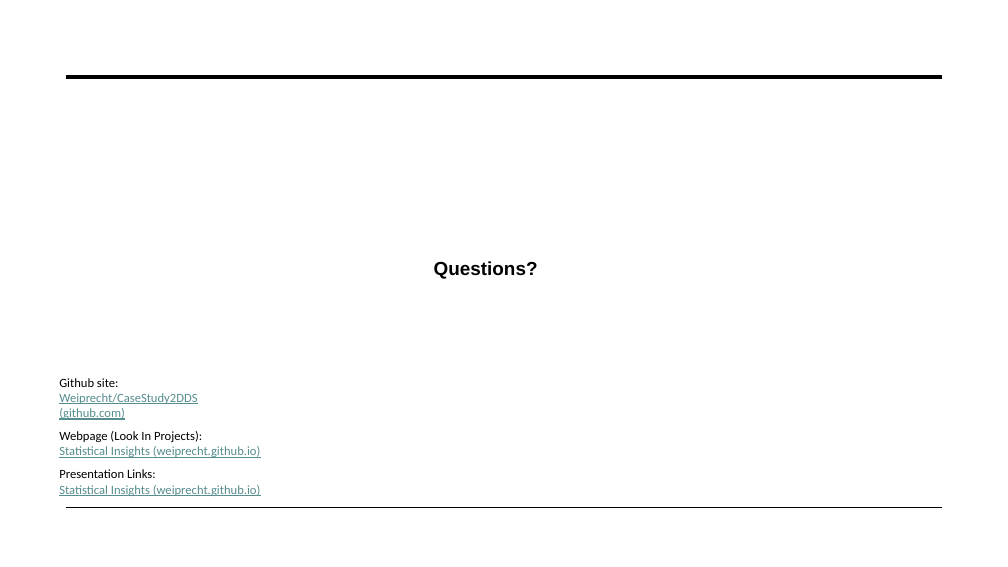
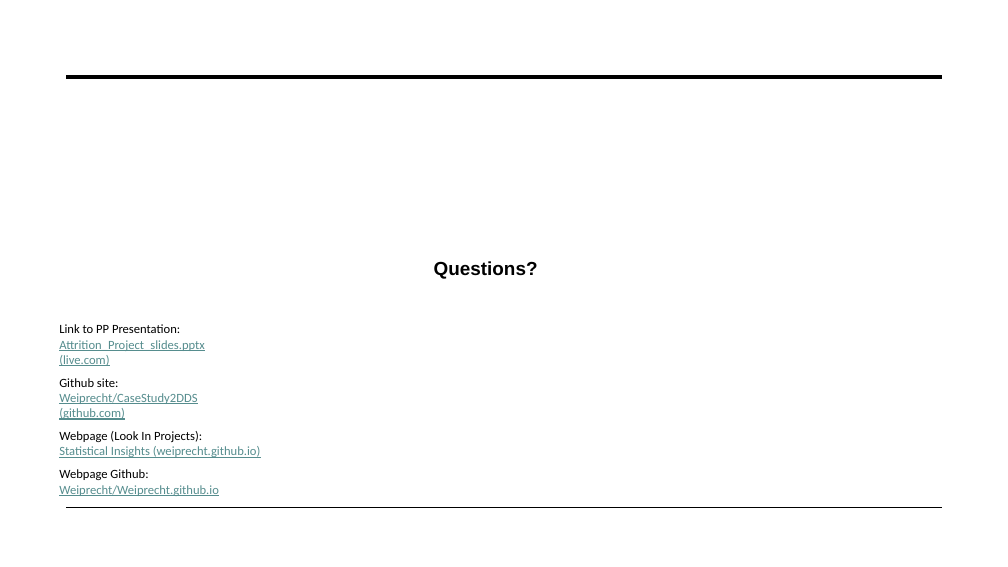
Before and after one commit to Weiprecht/CaseStudy2DDS, a slide deck: slide 23 of Attrition_Project_slides.pptx. Drawn at 1008x567 pixels with LibreOffice and Linux fonts; fonts in the diff are those of the drawing. Boxes give left, top, right and bottom in pixels: in the first picture for what was removed or moved away, otherwise in the second. Text is boxed around its words. In the diff, an @@ line names an element or a change of style, - is before the commit and + after.

```diff
--- a/Attrition_Project_slides.pptx
+++ b/Attrition_Project_slides.pptx
@@ text added at (x1=59, y1=324, x2=205, y2=366), 12 pt, text #568D8E, underline @@
+Link to PP Presentation:
+Attrition_Project_slides.pptx (live.com)
@@ text at (x1=59, y1=469, x2=219, y2=496): text changed @@
-Presentation Links:
-Statistical Insights (weiprecht.github.io)
+Webpage Github:
+Weiprecht/Weiprecht.github.io
```
Also in this commit, not shown: 2 other slides changed.
